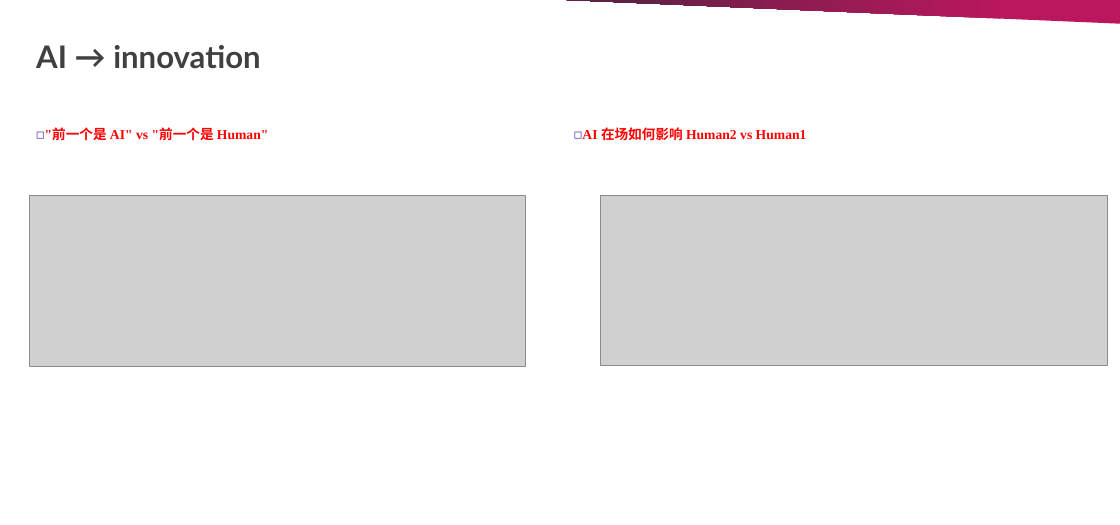
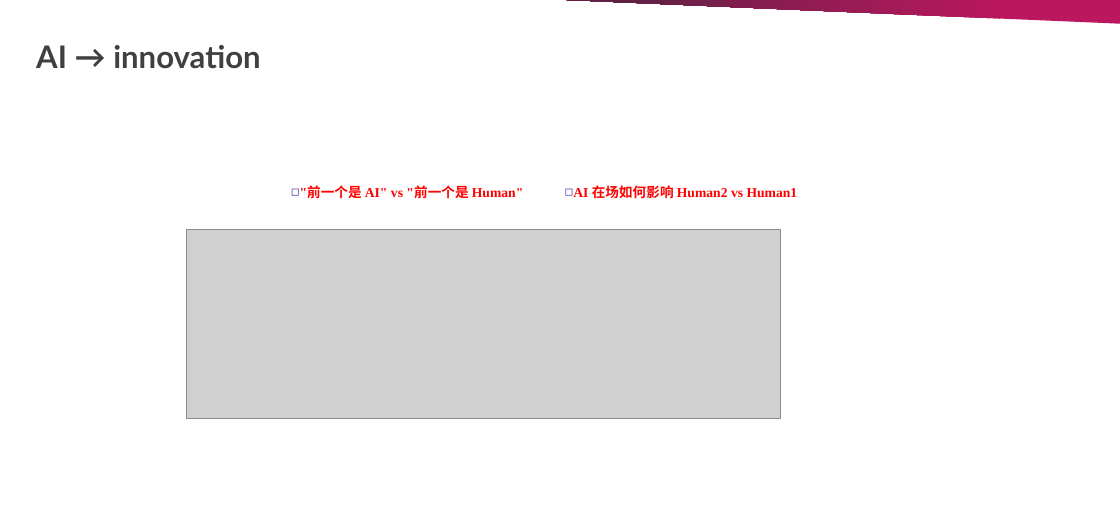
Before and after one commit to chen-junluo/geek-community, a slide deck: slide 6 of Projects/MISQ/MISQ round 2 meeting 260509.pptx. Drawn at 1120x525 pixels with LibreOffice and Linux fonts; fonts in the diff are those of the drawing; grey boxes stand for pictures. Boxes give left, top, right and bottom in pixels: in the first picture for what was removed or moved away, otherwise in the second. Text is boxed around its words. In the diff, an @@ line names an element or a change of style, - is before the commit and + after.

```diff
--- a/Projects/MISQ/MISQ round 2 meeting 260509.pptx
+++ b/Projects/MISQ/MISQ round 2 meeting 260509.pptx
@@ text ""前一个是 AI" vs "前一个是 Human"": place and size @@
-text ""前一个是 AI" vs "前一个是 Human"" at bbox=[45, 129, 269, 141]
+text ""前一个是 AI" vs "前一个是 Human"" at bbox=[300, 186, 524, 199]
@@ text "AI 在场如何影响 Human2 vs Human1": place and size @@
-text "AI 在场如何影响 Human2 vs Human1" at bbox=[582, 127, 807, 140]
+text "AI 在场如何影响 Human2 vs Human1" at bbox=[573, 185, 798, 198]
@@ picture removed at bbox=[29, 195, 525, 366] @@
@@ picture removed at bbox=[600, 195, 1107, 365] @@
@@ picture added at bbox=[187, 230, 780, 418] @@
```
Also in this commit, not shown: 1 other slide changed, 15 other files.
